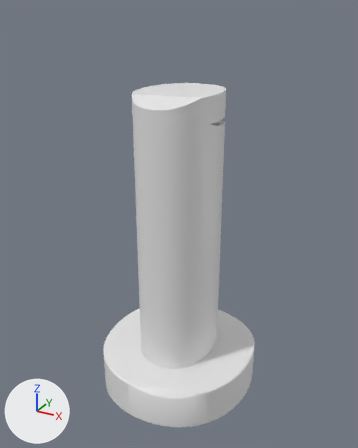
Two versions of the FBX model Assets/Models/Letters/OPlatform1.fbx, one commit apart.
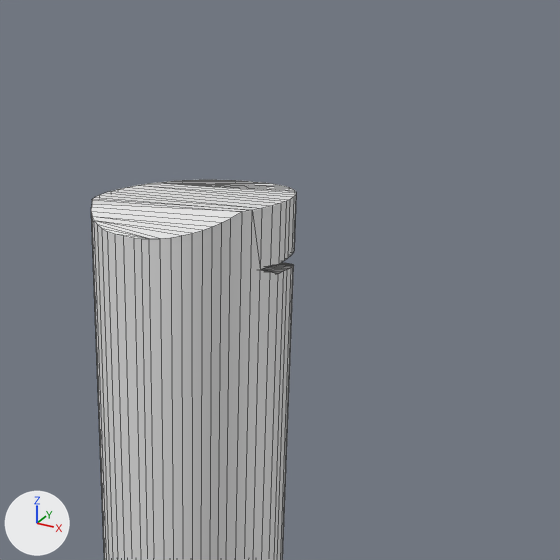
Each version appears first whole from a 50 mm camera at (40.3, -73.7, 70.3) aimed at (0.0, -0.3, 33.6), and next in a close-up on the part from 25% to 97% of the width and 0% to 58% of the height. The lights are fixed; the arrows at lower left show +X, +Y and +Z. The close-ups show mesh edges as thin lines. Where no turn or scale is listed for an object, it has been applied to the vertices. Vertices at the same position are counted once.

The scene before the commit, as lines of its bpy script (objects in view):
```python
me_mesh_001 = bpy.data.meshes.new('Mesh.001')
me_mesh_001.from_pydata(...)  # 196 vertices, 144 faces; spans x -7.1..7.1, y -9.0..9.0, z 0.0..57.6
me_mesh_002 = bpy.data.meshes.new('Mesh.002')
me_mesh_002.from_pydata(...)  # 72 vertices, 45 faces; spans x -7.05..7.05, y -3.05..9.01, z 50.22..53.55
ob_opillar1 = bpy.data.objects.new('OPillar1', me_mesh_001)
ob_opillar1.location = (0.0, 0.0, 0.0)
ob_opillar1glow = bpy.data.objects.new('OPillar1Glow', me_mesh_002)
ob_opillar1glow.location = (0.0, 0.0, 0.0)
```
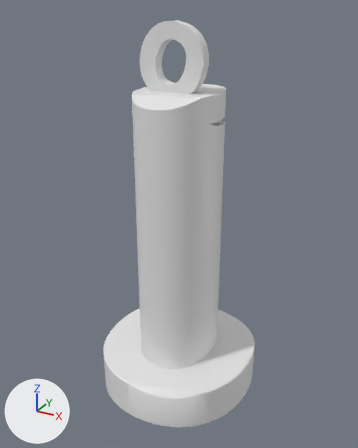
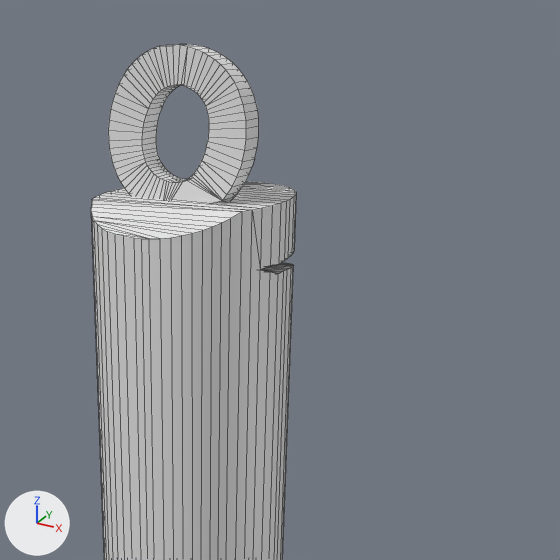
What changed in the scene script:
```text
Change me_mesh_002:
    used by ob_opillar1glow; location = (0.0, 0.0, 0.0)
    remove me_mesh_002.from_pydata(...)  # 72 vertices, 45 faces; spans x -7.05..7.05, y -3.05..9.01, z 50.22..53.55
    add me_mesh_002.from_pydata(...)  # 308 vertices, 293 faces; spans x -7.62..6.48, y -1.88..10.18, z 16.32..34.39
    me_mesh_002 part 1: 236 vertices added at x -6.81..4.74, y -1.17..0.86, z 22.32..34.39
Change ob_opillar1glow:
    ob_opillar1glow.location: (0.0, 0.0, 0.0) -> (0.6, -1.2, 33.9)
```

What differs and where, as boxes (x1, y1, x2, y2) in the close-ups (560 x 560 px):
'OPillar1Glow', reshaped, moved
    before: (261, 263, 294, 274)
    after: (108, 44, 294, 274)
part 1 of me_mesh_002, added
    after: (108, 44, 259, 203)
